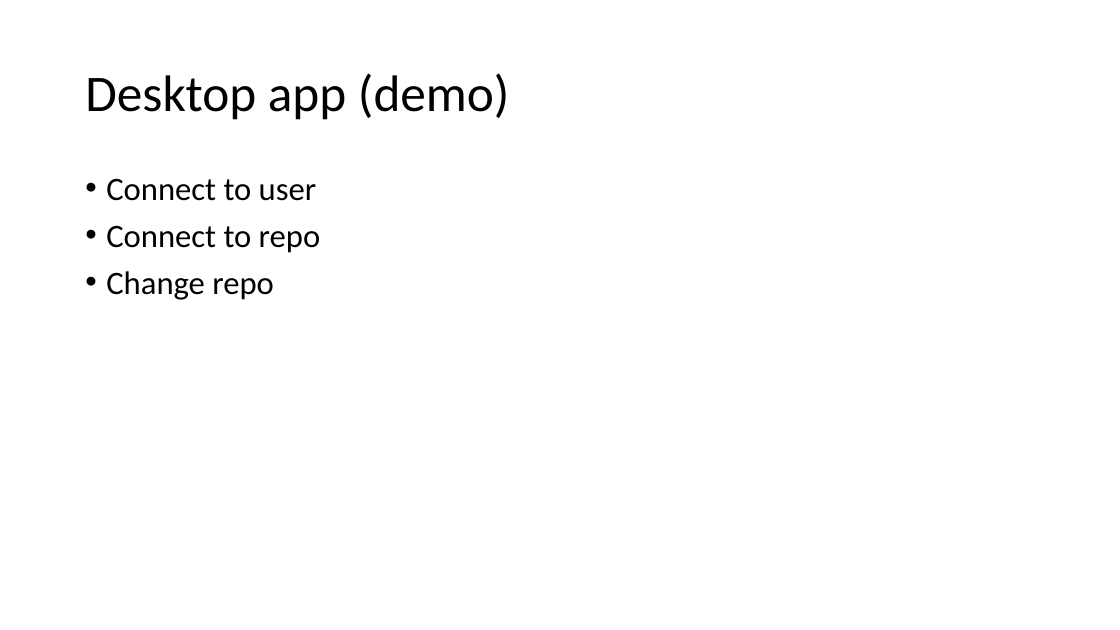
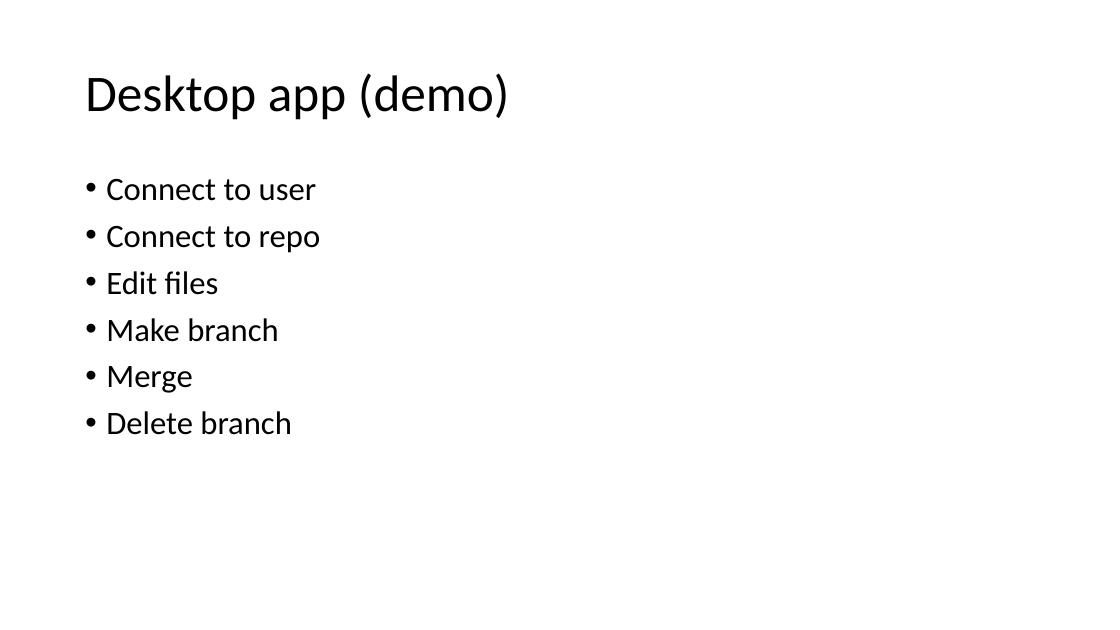
Before and after one commit to ToreAndreAsheim/tech-thursday, a slide deck: slide 12 of 2020-09-03 Git og Github/Git.pptx. Drawn at 1120x630 pixels with LibreOffice and Linux fonts; fonts in the diff are those of the drawing. Boxes give left, top, right and bottom in pixels: in the first picture for what was removed or moved away, otherwise in the second. Text is boxed around its words. In the diff, an @@ line names an element or a change of style, - is before the commit and + after.

```diff
--- a/2020-09-03 Git og Github/Git.pptx
+++ b/2020-09-03 Git og Github/Git.pptx
@@ text at [106,271,292,435]: text changed @@
-• Change repo
+• Edit files
+• Make branch
+• Merge
+• Delete branch
```
Also in this commit, not shown: 3 other slides changed, 1 slide removed.
